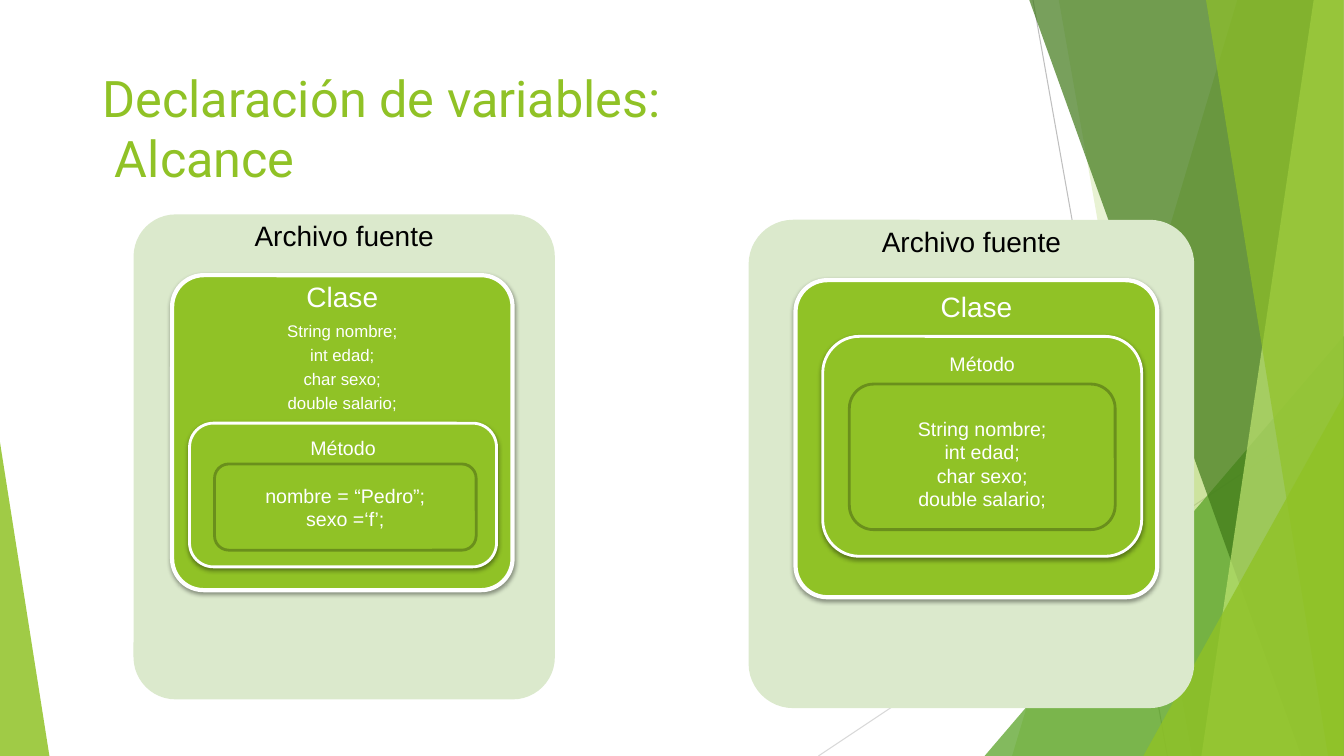
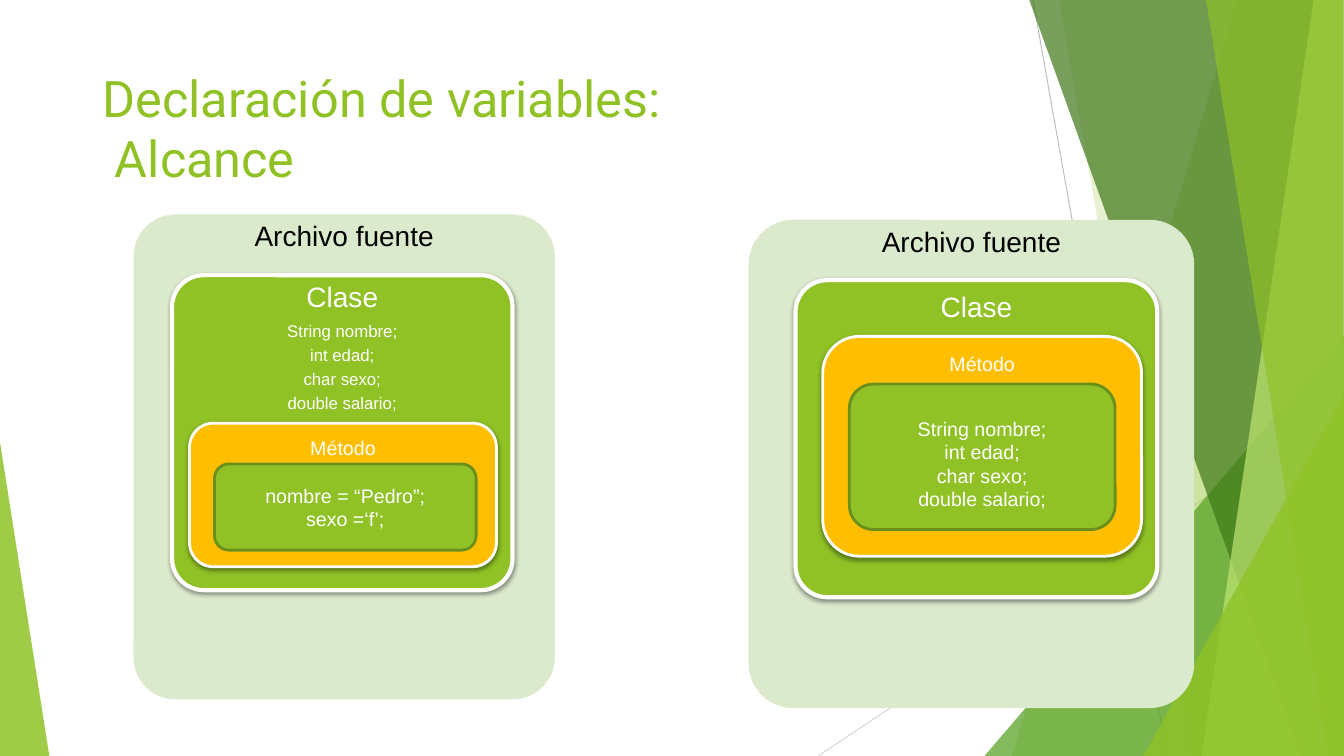
Before and after one commit to jomarnavarro/basicJava, a slide deck: slide 8 of slides/SeleniumModule2.pptx. Drawn at 1344x756 pixels with LibreOffice and Linux fonts; fonts in the diff are those of the drawing. Boxes give left, top, right and bottom in pixels: in the first picture for what was removed or moved away, otherwise in the second. Text is boxed around its words. In the diff, an @@ line names an element or a change of style, - is before the commit and + after.

```diff
--- a/slides/SeleniumModule2.pptx
+++ b/slides/SeleniumModule2.pptx
@@ rounded rectangle "Método" at box(823, 337, 1141, 557): fill #90C226 to #FFBF00 @@
@@ rounded rectangle "Método" at box(190, 423, 496, 567): fill #90C226 to #FFBF00 @@
```
Also in this commit, not shown: 6 other slides changed, 2 slides added, 1 slide removed, 5 other files.
